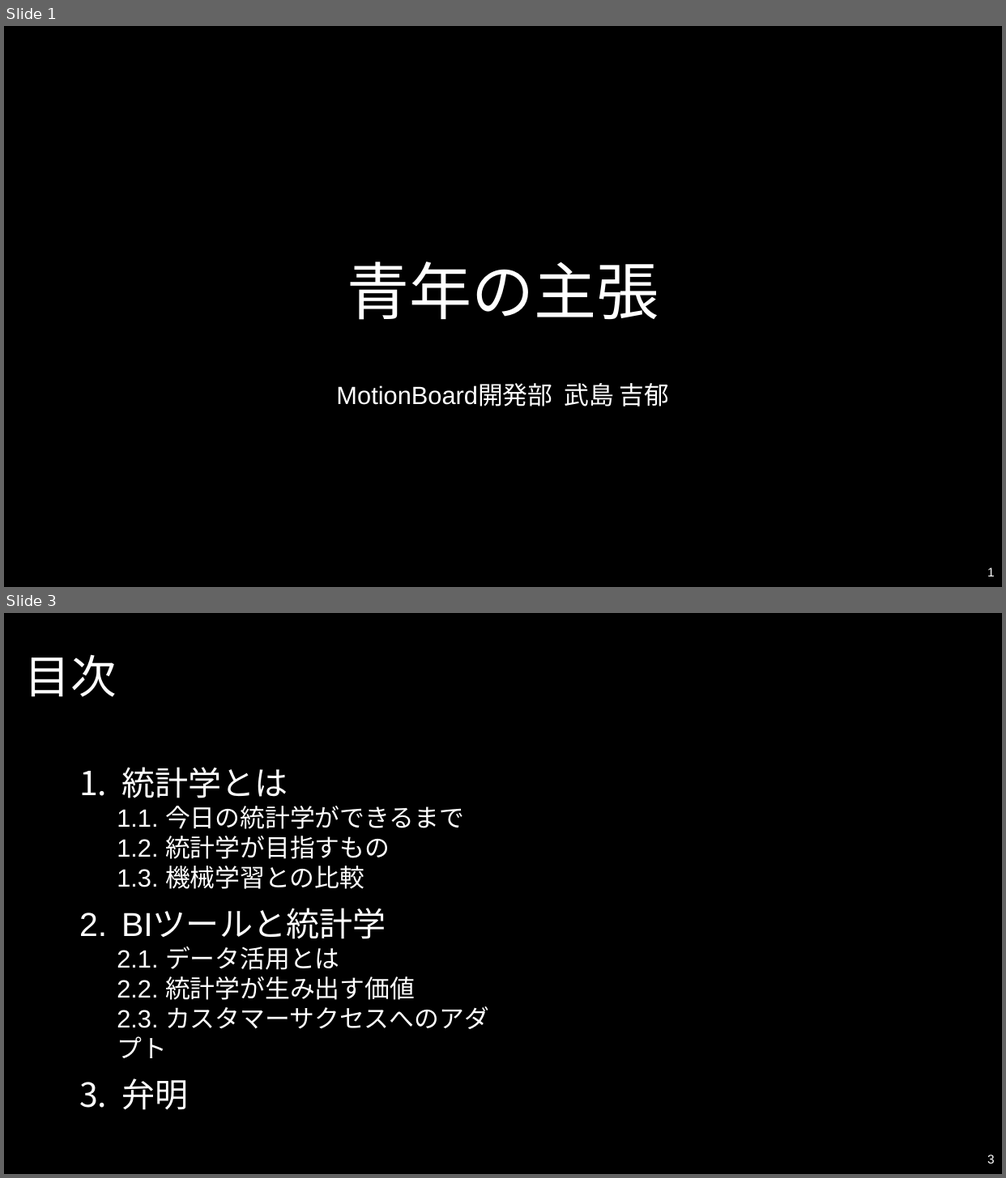
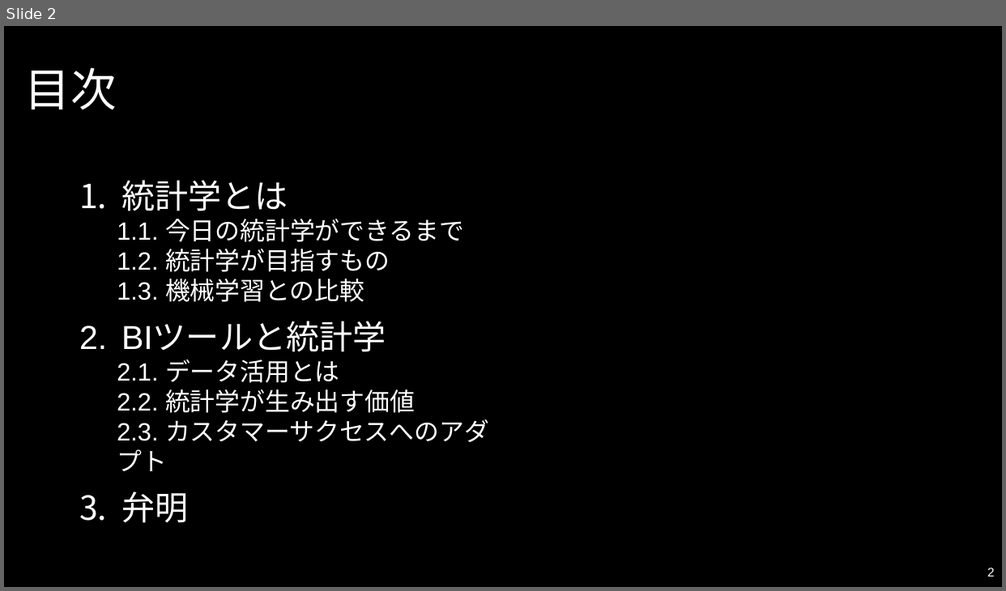
Before and after one commit to Yoshifumi14/stats, a slide deck: slide/lib/LT資料「統計学とは」.pptx. Shown one above the other, each under a label of ours: slides 1 and 3 before the commit, slide 2 after it; the slides between them are not shown. The pictures are 1006x1178 and 1006x591 pixels, drawn with LibreOffice and Linux fonts; fonts in the diff are those of the drawing; background and template pictures are left out. Boxes give left, top, right and bottom in pixels: in the first picture for what was removed or moved away, otherwise in the second. Text is boxed around its words. In the diff, an @@ line names an element or a change of style, - is before the commit and + after.

```diff
--- a/slide/lib/LT資料「統計学とは」.pptx
+++ b/slide/lib/LT資料「統計学とは」.pptx
@@ slide 1 removed at bbox=[4, 26, 1002, 587], background picture (left out) @@
@@ title removed at bbox=[347, 262, 658, 320] @@
-青年の主張
@@ subtitle removed at bbox=[336, 383, 670, 407] @@
-MotionBoard開発部 武島 吉郁
@@ page number removed at bbox=[987, 568, 995, 577] @@
-1
@@ what was slide 3 is now slide 2 @@
@@ page number at bbox=[987, 568, 995, 577]: text changed @@
-3
+2
```
Also in this commit, not shown: 1 slide changed, 11 other files.
